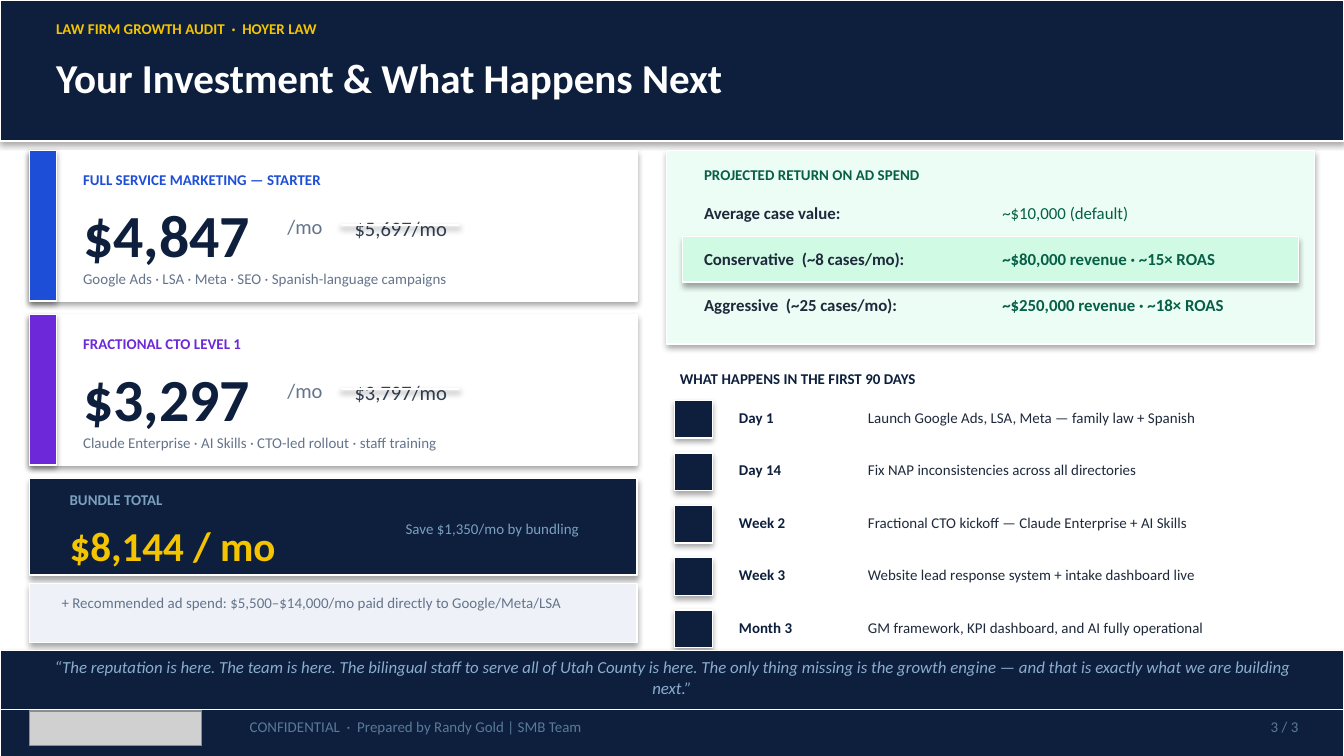
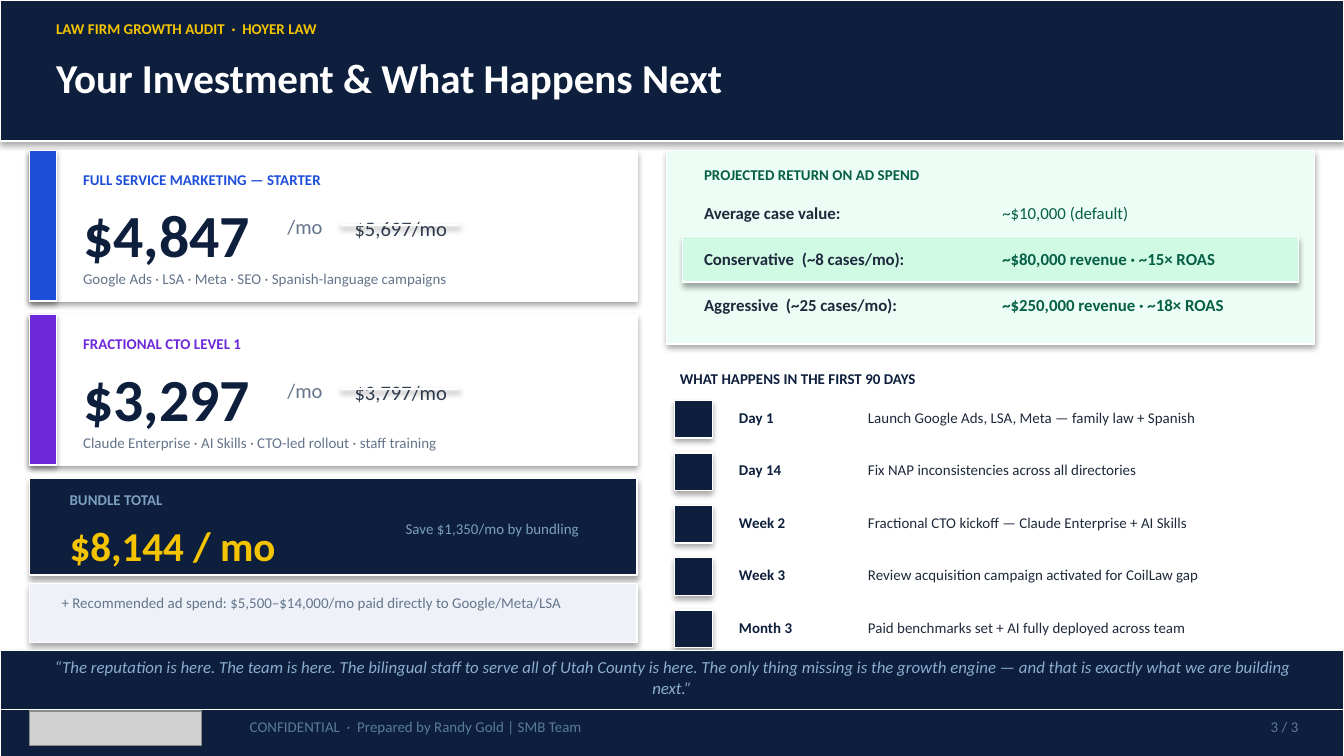
Before and after one commit to SMB-Team-Technology/workwith-smbteam, a slide deck: slide 3 of hoyer-law/Hoyer_Law_June_5_2026_Proposal.pptx. Drawn at 1344x756 pixels with LibreOffice and Linux fonts; fonts in the diff are those of the drawing; grey boxes stand for pictures. Boxes give left, top, right and bottom in pixels: in the first picture for what was removed or moved away, otherwise in the second. Text is boxed around its words. In the diff, an @@ line names an element or a change of style, - is before the commit and + after.

```diff
--- a/hoyer-law/Hoyer_Law_June_5_2026_Proposal.pptx
+++ b/hoyer-law/Hoyer_Law_June_5_2026_Proposal.pptx
@@ text at <box>868,569,1198,583</box>: text changed @@
-Website lead response system + intake dashboard live
+Review acquisition campaign activated for CoilLaw gap
@@ text at <box>868,622,1185,636</box>: text changed @@
-GM framework, KPI dashboard, and AI fully operational
+Paid benchmarks set + AI fully deployed across team
```
Also in this commit, not shown: 2 other slides changed, 1 other file.
